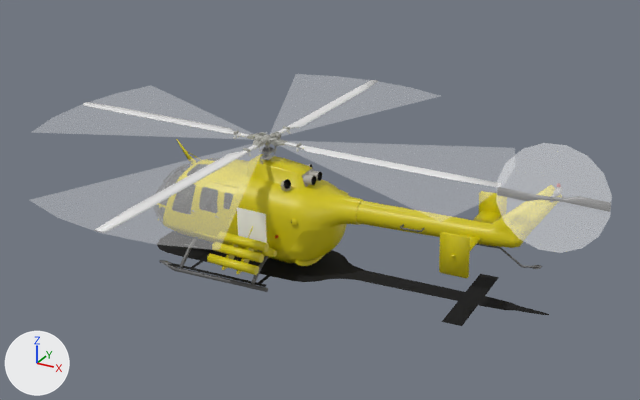
One commit to the COLLADA model game/art/shapes/fg_convert/bo105/bo105.dae: the scene before it, then after it.
The view is the same before and after, from a 50 mm lens placed at (9.07, -14.28, 7.88), pointed at (1.2, 0.03, 0.73). Lighting does not change. The marker at lower left points along +X, +Y and +Z. Where no turn or scale is listed for an object, it has been applied to the vertices.

Script lines for the objects in view, before the commit:
```python
me_disc2c = bpy.data.meshes.new('disc2c')
me_disc2c.from_pydata([(-1.13, -2.61, 1.81), (1.13, -2.61, 1.81), (-1.44, -3.31, 1.81), (1.44, -3.31, 1.81)], [], [(2, 3, 1), (0, 2, 1)])
me_disc2c.materials.append(mat_rotor_disc)  # white #e7e7e7
me_reardoor_l = bpy.data.meshes.new('reardoor_L')
me_reardoor_l.from_pydata(...)  # 31 vertices, 40 faces; spans x 0.924..1.751, y -0.785..0.0, z -0.329..0.384
me_reardoor_l.materials.append(mat_yellow)  # yellow #d2c300
me_shadow_fuselage = bpy.data.meshes.new('shadow_fuselage')
me_shadow_fuselage.from_pydata(...)  # 73 vertices, 77 faces; spans x -2.74..5.98, y -1.24..1.24, z -0.94..-0.54
me_shadow_fuselage.materials.append(mat_shadow)  # black #000000
ob_disc2c = bpy.data.objects.new('disc2c', me_disc2c)
ob_disc2c.location = (0.0, 0.0, 0.0)
ob_reardoor_l = bpy.data.objects.new('reardoor_L', me_reardoor_l)
ob_reardoor_l.location = (0.0, 0.0, 0.0)
ob_shadow_fuselage = bpy.data.objects.new('shadow_fuselage', me_shadow_fuselage)
ob_shadow_fuselage.location = (0.0, 0.0, 0.0)
# also in view: 'skid_L' at (-0.67, -0.87, -0.7); 'hot' at (0.14, 0.0, -0.07); 'disc3d' at (-3.66, 0.0, 1.81); 'disc3a' at (-1.41, 0.0, 1.81); 'emblem' at (-0.35, 0.0, -0.06)
```
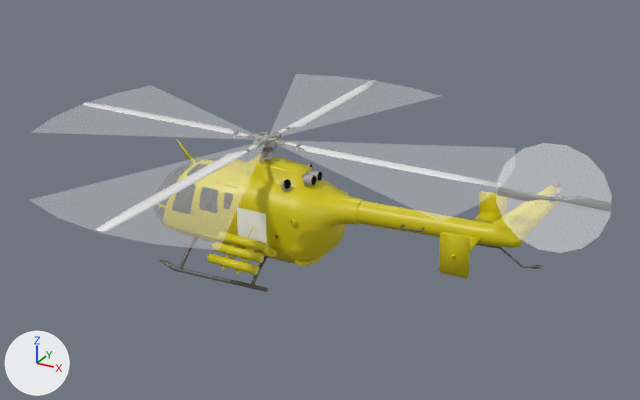
Boxes (x1, y1, x2, y2) around the edits, measured in the pictures (640 x 400 px):
'shadow_fuselage', deleted (black)
    before: (157, 245, 549, 326)

What the commit changed:
Object 'shadow_fuselage' (ob_shadow_fuselage) is deleted.
